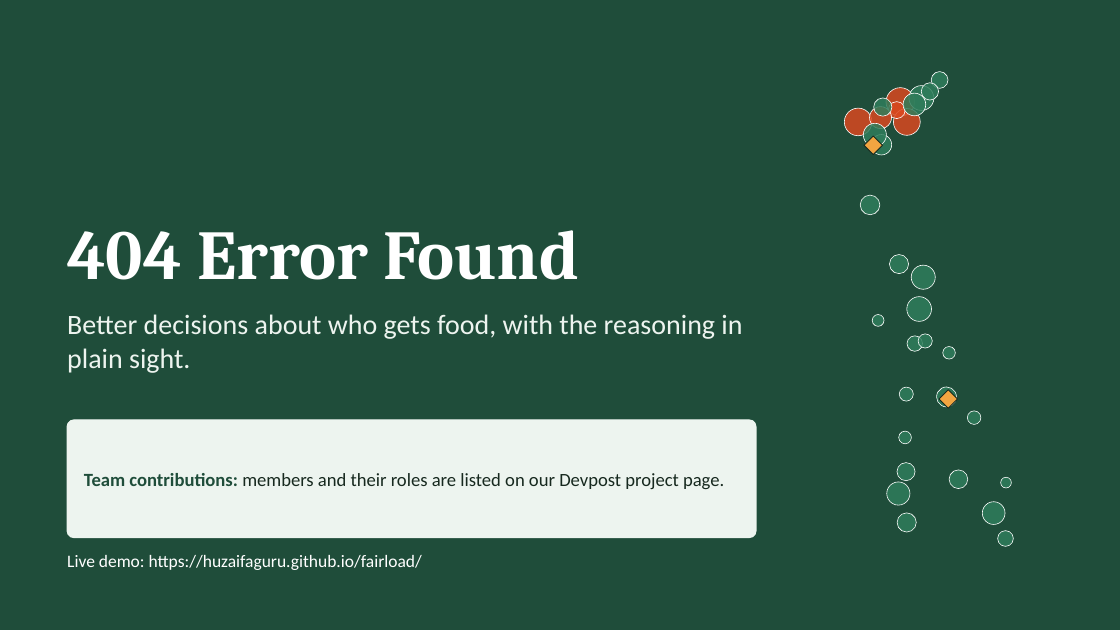
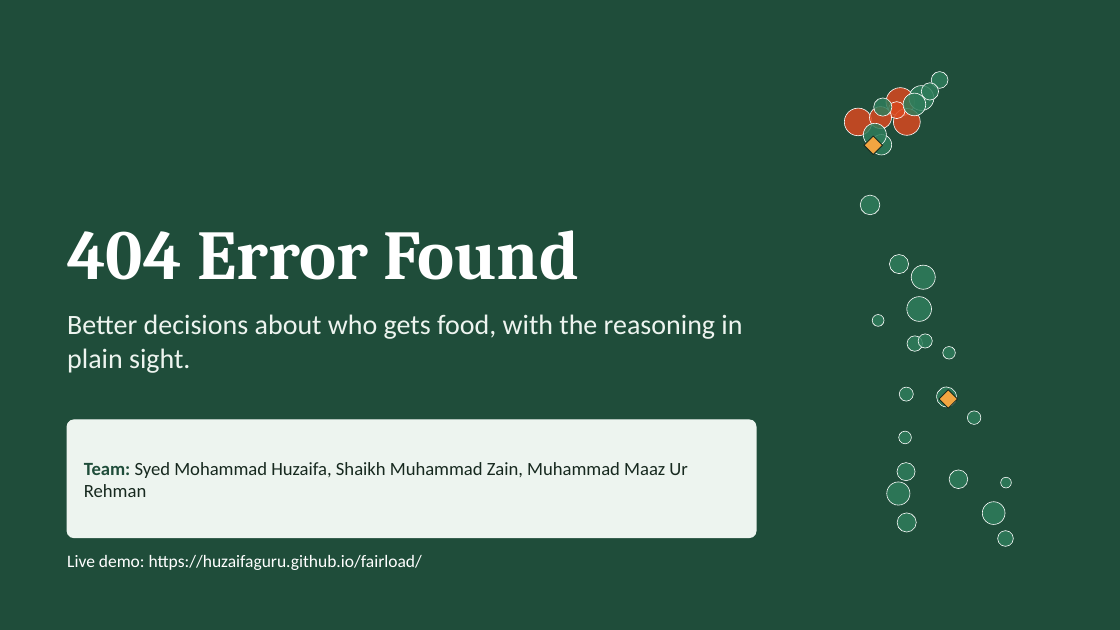
Before and after one commit to huzaifaguru/fairload, a slide deck: slide 13 of deck/FairLoad_DataNova_Final.pptx. Drawn at 1120x630 pixels with LibreOffice and Linux fonts; fonts in the diff are those of the drawing. Boxes give left, top, right and bottom in pixels: in the first picture for what was removed or moved away, otherwise in the second. Text is boxed around its words. In the diff, an @@ line names an element or a change of style, - is before the commit and + after.

Commit message:
Fix scenario seeding collision and rerun all results
Scenarios with equal-length names shared random weeks. Seed from a string
hash instead, rerun validation and the truck-aware rule, and update the
report, docs, deck and app. Also: clearer sensitivity column labels,
corrected test-seed wording, team names on the last slide, MIT license.

```diff
--- a/deck/FairLoad_DataNova_Final.pptx
+++ b/deck/FairLoad_DataNova_Final.pptx
@@ text at [84,462,687,497]: text changed @@
-Team contributions: members and their roles are listed on our Devpost project page.
+Team: Syed Mohammad Huzaifa, Shaikh Muhammad Zain, Muhammad Maaz Ur Rehman
```
Also in this commit, not shown: 4 other slides changed, 11 other files.
